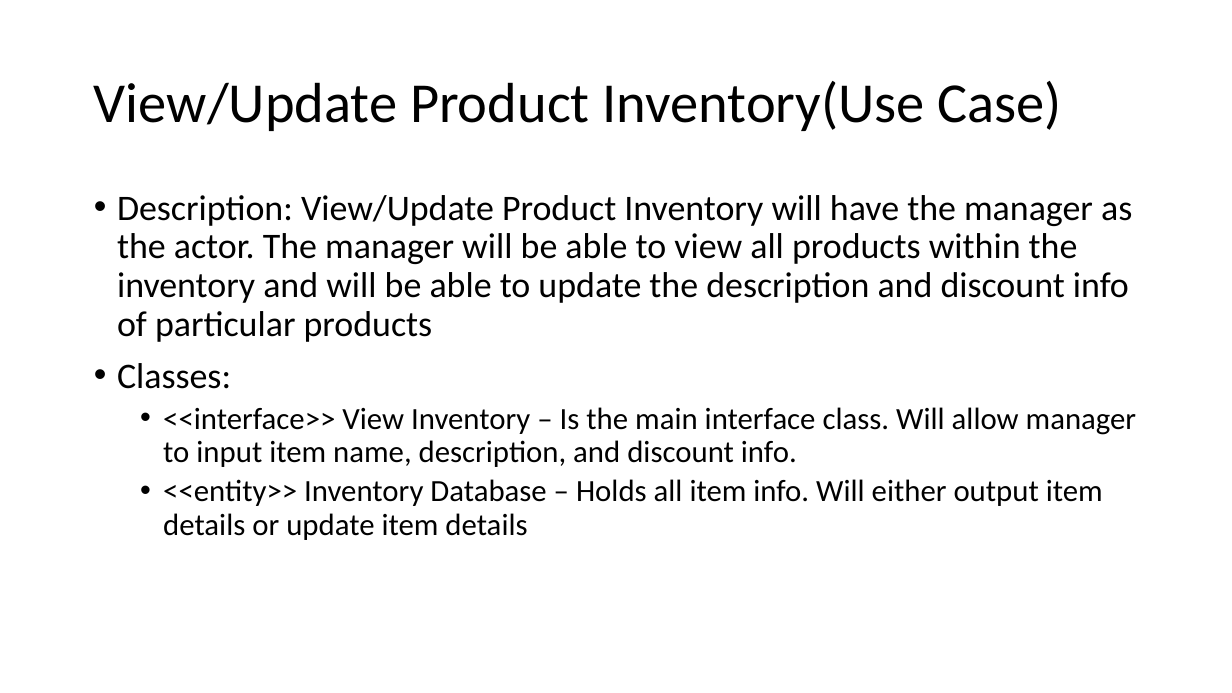
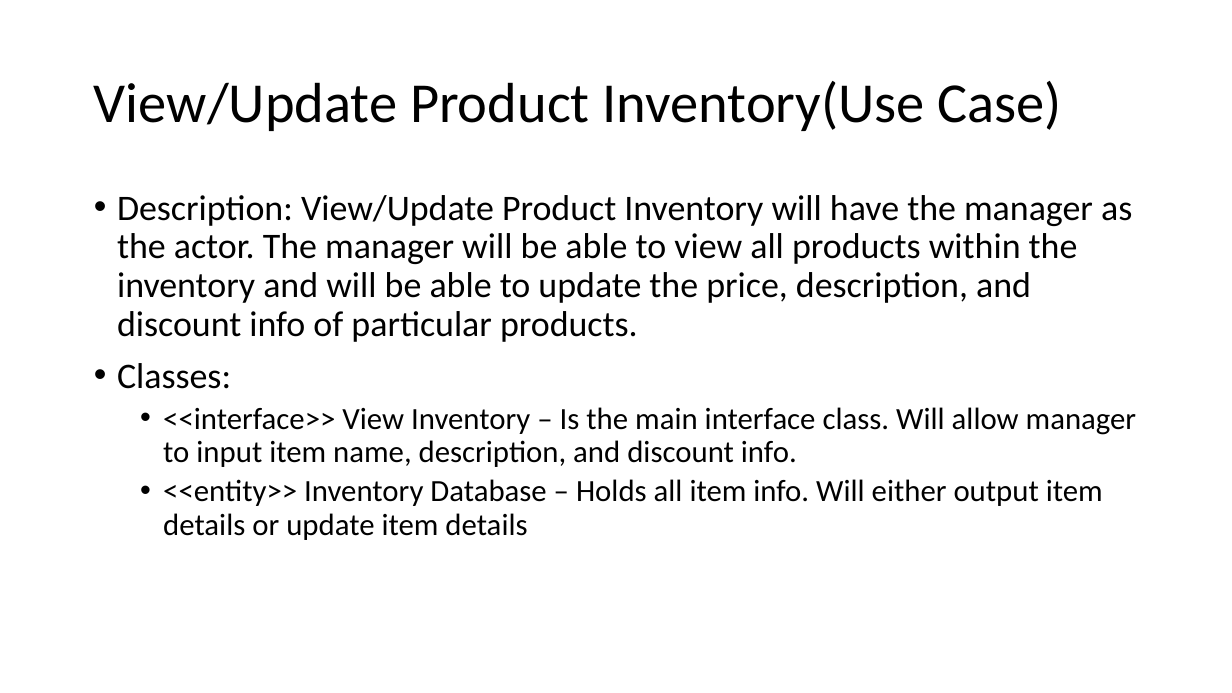
Before and after one commit to Mattjordan29/404ProjectNotFound, a slide deck: slide 18 of Automated Supermarket Checkout System (AutoScouts).pptx. Drawn at 1232x693 pixels with LibreOffice and Linux fonts; fonts in the diff are those of the drawing. Boxes give left, top, right and bottom in pixels: in the first picture for what was removed or moved away, otherwise in the second. Text is boxed around its words. In the diff, an @@ line names an element or a change of style, - is before the commit and + after.

```diff
--- a/Automated Supermarket Checkout System (AutoScouts).pptx
+++ b/Automated Supermarket Checkout System (AutoScouts).pptx
@@ text at [117, 195, 1132, 342]: text changed @@
-• Description: View/Update Product Inventory will have the manager as the actor. The manager will be able to view all products within the inventory and will be able to update the description and discount info of particular products
+• Description: View/Update Product Inventory will have the manager as the actor. The manager will be able to view all products within the inventory and will be able to update the price, description, and discount info of particular products.
```
Also in this commit, not shown: 2 other slides changed.
